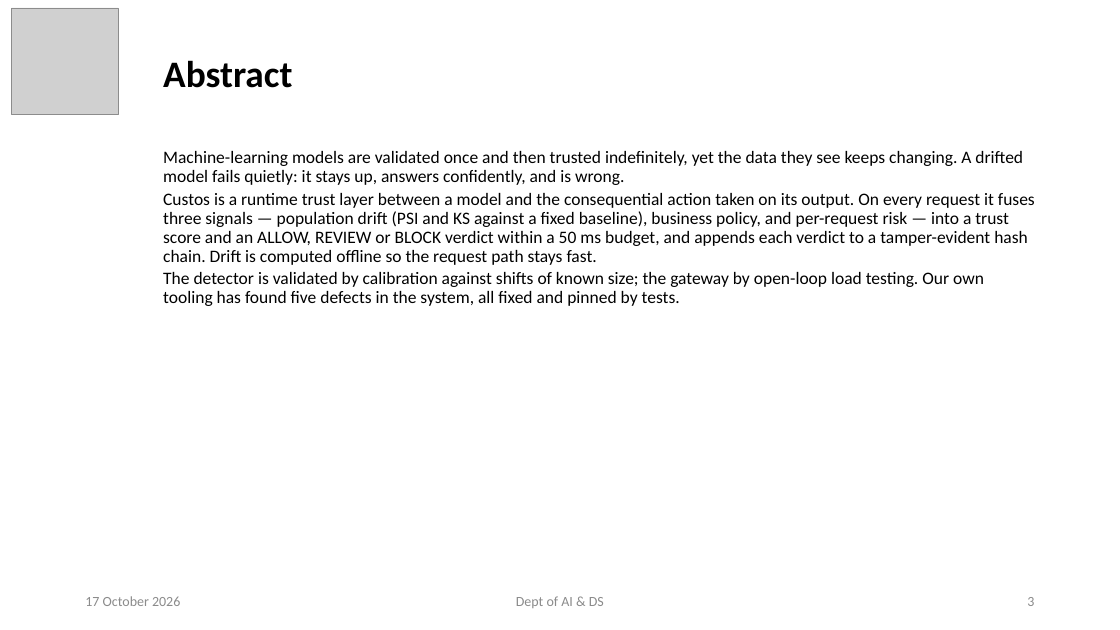
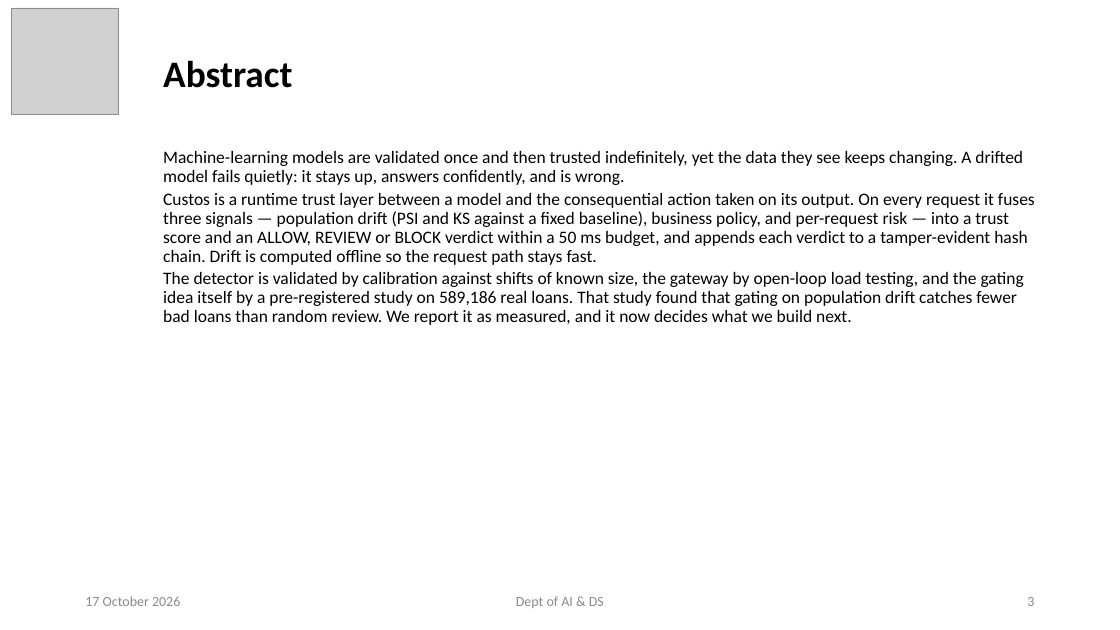
Before and after one commit to ayushpandey0201/custos, a slide deck: slide 3 of docs/presentations/Custos_Phase2_Review2.pptx. Drawn at 1120x630 pixels with LibreOffice and Linux fonts; fonts in the diff are those of the drawing; grey boxes stand for pictures. Boxes give left, top, right and bottom in pixels: in the first picture for what was removed or moved away, otherwise in the second. Text is boxed around its words. In the diff, an @@ line names an element or a change of style, - is before the commit and + after.

```diff
--- a/docs/presentations/Custos_Phase2_Review2.pptx
+++ b/docs/presentations/Custos_Phase2_Review2.pptx
@@ subtitle at box(163, 272, 1024, 325): text changed @@
-The detector is validated by calibration against shifts of known size; the gateway by open-loop load testing. Our own tooling has found five defects in the system, all fixed and pinned by tests.
+The detector is validated by calibration against shifts of known size, the gateway by open-loop load testing, and the gating idea itself by a pre-registered study on 589,186 real loans. That study found that gating on population drift catches fewer bad loans than random review. We report it as measured, and it now decides what we build next.
```
Also in this commit, not shown: 8 other slides changed, 2 slides added, 6 other files.
